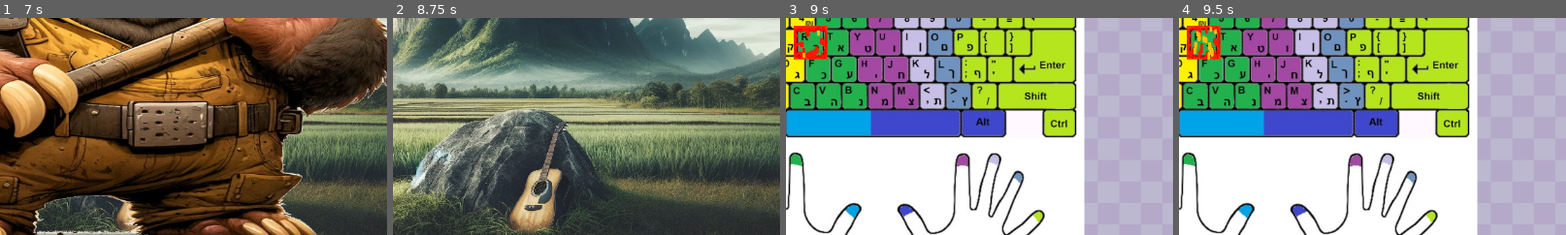
Above: before the commit, frames 1-4 (left to right).
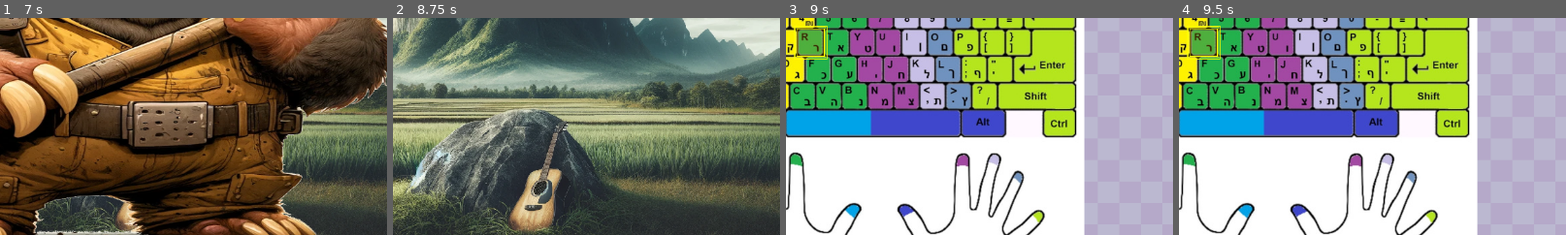
Above: after the commit, the same moments.

Repository: goodlancer-org/typer-miner
Game: Godot game, scene res://scenes/welcome.tscn
Same seed, same stepped clock (60 frames per second), same inputs: the game is played once before the commit and once after it.
Inputs:
- Up to frame 1 (7 s): tap Enter at 0.5, 2, 3.5 s; tap Space at 1.25, 2.75, 4.25 s
- Up to frame 2 (8.75 s): click "STARt game" at 7.25 s; click "STARt game" at 8 s
- Up to frame 3 (9 s): click "TEST" at 8.75 s
- Up to frame 4 (9.5 s): no input
The pictures show only the part of the screen within x 38-87%, y 41-91%; the shares and areas given below are measured in that part.

Frames 1-2 are identical in both runs. In frame 3, 1.4% of the frame differs, in the area x 2-11%, y 3-20%; in frame 4, 1.3%.

Commit message:
Redesign key higlighter #4

Diff:
--- a/scenes/test_screen.tscn
+++ b/scenes/test_screen.tscn
@@ -3,7 +3,7 @@
 [ext_resource type="Script" path="res://scripts/test_screen.gd" id="1_6nid1"]
 [ext_resource type="Texture2D" uid="uid://bi6qkpmrc5t2y" path="res://images/Purple.png" id="2_klmo2"]
 [ext_resource type="Texture2D" uid="uid://i5kfwiq3p73q" path="res://images/keyboard_help.jpg" id="3_dom6o"]
-[ext_resource type="Texture2D" uid="uid://pjdqh61xv5v8" path="res://images/key.png" id="4_so327"]
+[ext_resource type="Texture2D" uid="uid://b3p543gfoncn8" path="res://images/key_alpha.png" id="4_f88f2"]
 [ext_resource type="Texture2D" uid="uid://cfy7td3xtej52" path="res://images/Yellow.png" id="5_wfg17"]
 [ext_resource type="AudioStream" uid="uid://ccaviysb1cq24" path="res://sound/spacebar-click-keyboard.mp3" id="6_vy3gu"]
 [ext_resource type="AudioStream" uid="uid://2pdqvqxv1hca" path="res://sound/success-1-6297.mp3" id="7_w11hh"]
@@ -18,10 +18,10 @@
 tracks/0/interp = 1
 tracks/0/loop_wrap = true
 tracks/0/keys = {
-"times": PackedFloat32Array(0),
-"transitions": PackedFloat32Array(1),
+"times": PackedFloat32Array(0, 1),
+"transitions": PackedFloat32Array(1, 1),
 "update": 1,
-"values": [1]
+"values": [1, 0]
 }
 
 [sub_resource type="Animation" id="Animation_4bbln"]
@@ -116,8 +116,8 @@
 
 [node name="Sprite2D" type="Sprite2D" parent="VBoxContainer/TextureRect2/Control"]
 position = Vector2(-19, -10)
-texture = ExtResource("4_so327")
-hframes = 5
+texture = ExtResource("4_f88f2")
+hframes = 2
 frame = 1
 
 [node name="AnimationPlayer" type="AnimationPlayer" parent="VBoxContainer/TextureRect2/Control"]
Not shown, changed: export_presets.cfg
Not shown, changed: images/key.png.import
Binary file added: images/key_alpha.png
Not shown, added: images/key_alpha.png.import
Not shown, added: mole.webp.import
Binary file removed: scenes/key.png
Not shown, removed: scenes/key.png.import
Not shown: 1 places in scenes/menu_screen.tscn that only renumber resources
Not shown, added: export/typer-miner.exe
